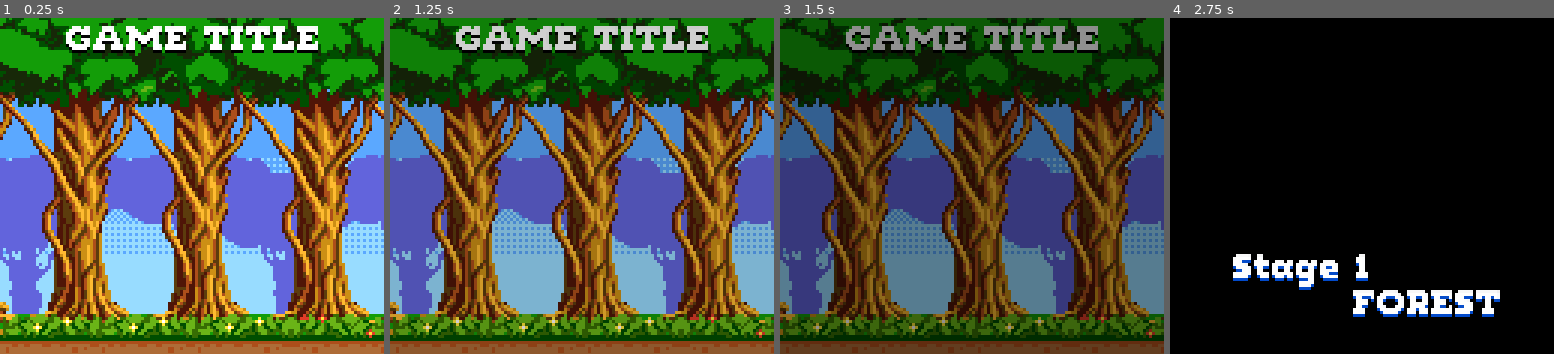
Above: before the commit, frames 1-4 (left to right).
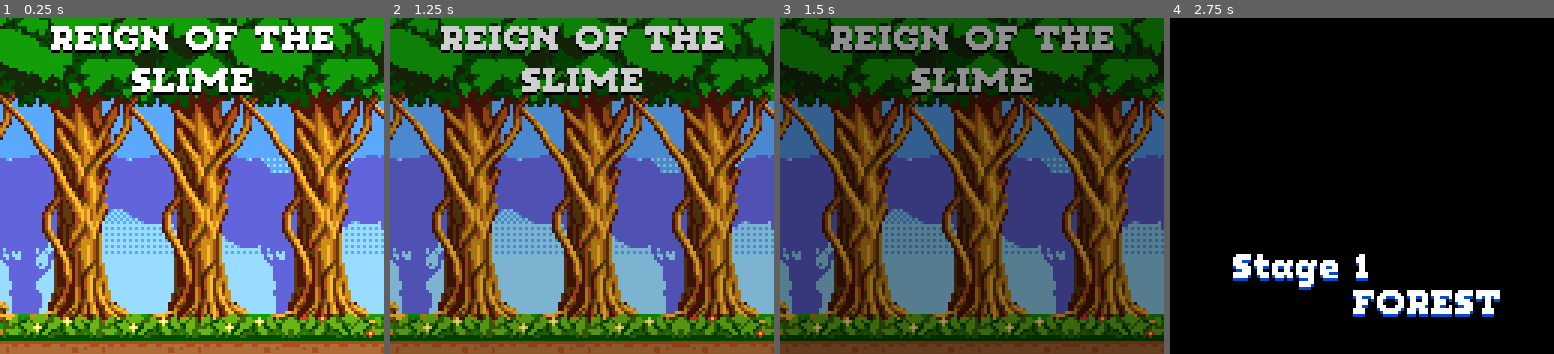
Above: after the commit, the same moments.

Repository: svntax/BlockBornArcadeJam
Game: Godot game, scene res://UI/Screens/TitleScreen.tscn
The game is run twice, just before and just after one commit, with the same random seed, the same clock (stepped at 60 frames per second) and the same inputs.
Inputs (mouse positions are % of the whole screen's width and height, from its top left):
- Up to frame 1 (0.25 s): no input
- Up to frame 2 (1.25 s): click "Start" at 0.5 s
- Up to frame 3 (1.5 s): click "Start" at 1.25 s
- Up to frame 4 (2.75 s): tap Enter (ui_accept) at 2, 2.27, 2.3, 2.57 s; move the mouse to (72, 45) at 2.02 s; hold Right (move_right) from 2.03 s (still down); tap Z (attack) at 2.1 s
The pictures show only the part of the screen within x 25-75%, y 10-60%; the shares and areas given below are measured in that part.

The runs differ from the first frame. In frame 1, 5.2% of the frame differs, in the area x 13-87%, y 2-23%; in frame 2, 5.2%; in frame 3, 5.0%; in frame 4, nothing differs.

Commit message:
Added game name.

Diff:
--- a/UI/Screens/TitleScreen.tscn
+++ b/UI/Screens/TitleScreen.tscn
@@ -108,7 +108,8 @@
 custom_colors/font_color_shadow = Color( 0, 0, 0, 1 )
 custom_constants/shadow_offset_x = 0
 custom_constants/shadow_offset_y = 1
-text = "GAME TITLE"
+text = "REIGN OF THE
+SLIME"
 align = 1
 
 [node name="StartLabel" type="Label" parent="UI"]
--- a/project.godot
+++ b/project.godot
@@ -20,7 +20,7 @@
 
 [application]
 
-config/name="BlockBornArcadeJam"
+config/name="ReignOfTheSlime"
 run/main_scene="res://UI/Screens/TitleScreen.tscn"
 config/icon="res://icon.png"
 
